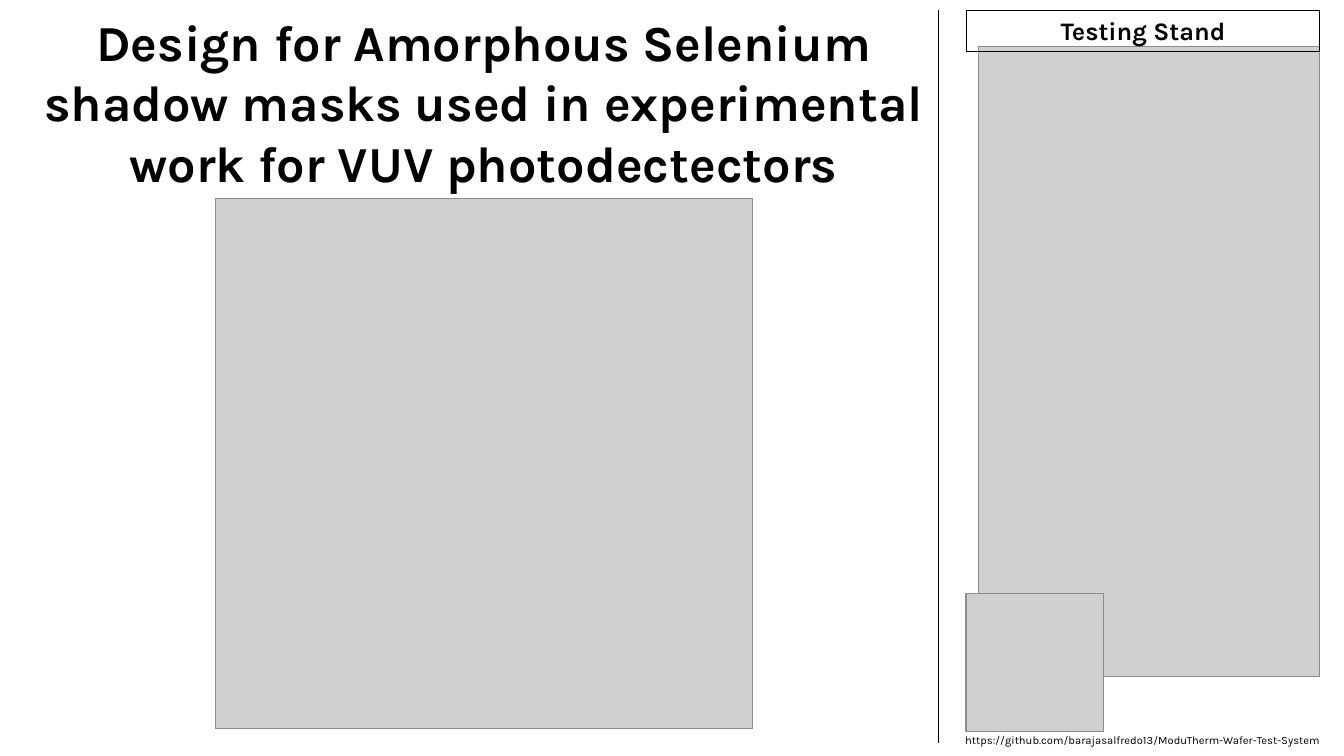
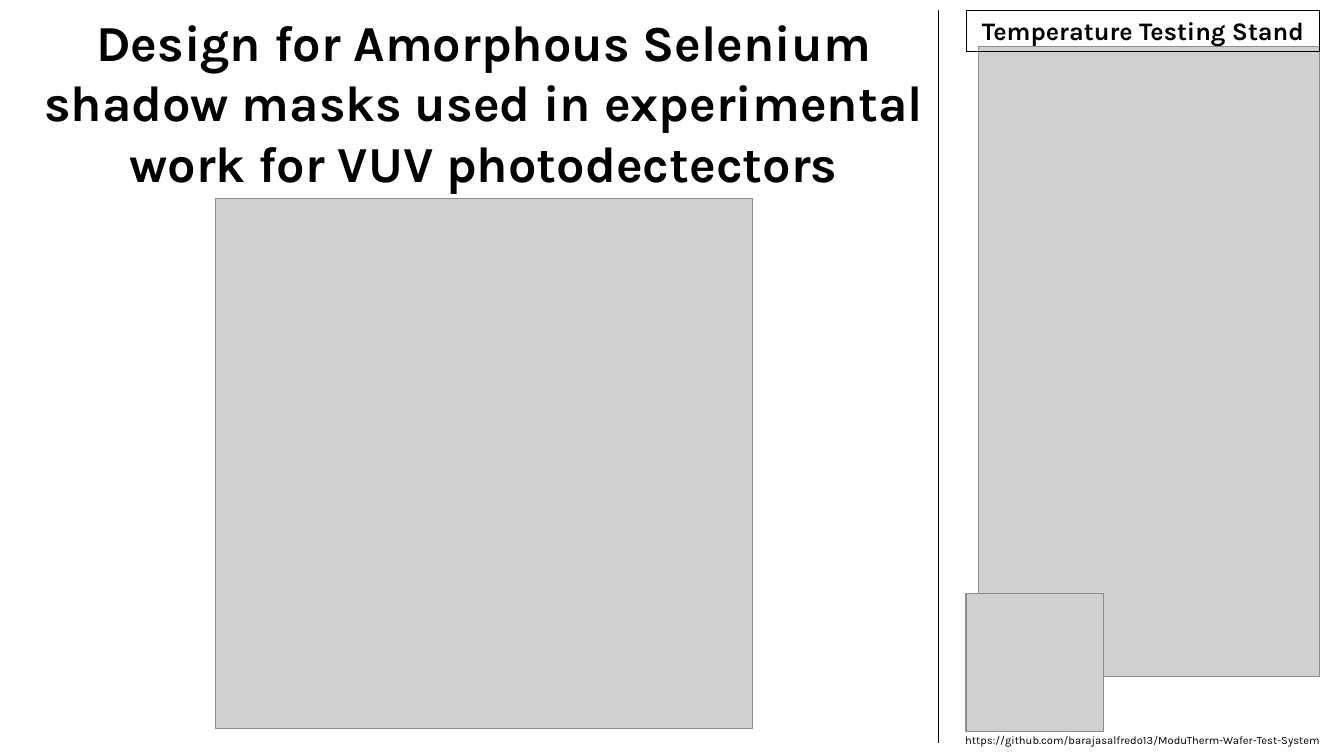
Before and after one commit to barajasalfredo13/Amorphous-Selenium-Vertical-Design, a slide deck: slide 2 of z.ReadMeAssets/ASeGrapheneDetector.pptx. Drawn at 1344x756 pixels with LibreOffice and Linux fonts; fonts in the diff are those of the drawing; grey boxes stand for pictures. Boxes give left, top, right and bottom in pixels: in the first picture for what was removed or moved away, otherwise in the second. Text is boxed around its words. In the diff, an @@ line names an element or a change of style, - is before the commit and + after.

```diff
--- a/z.ReadMeAssets/ASeGrapheneDetector.pptx
+++ b/z.ReadMeAssets/ASeGrapheneDetector.pptx
@@ text in rectangle at [982,22,1304,47]: text changed @@
-Testing Stand
+Temperature Testing Stand
```
Also in this commit, not shown: 1 other slide changed, 6 other files.
